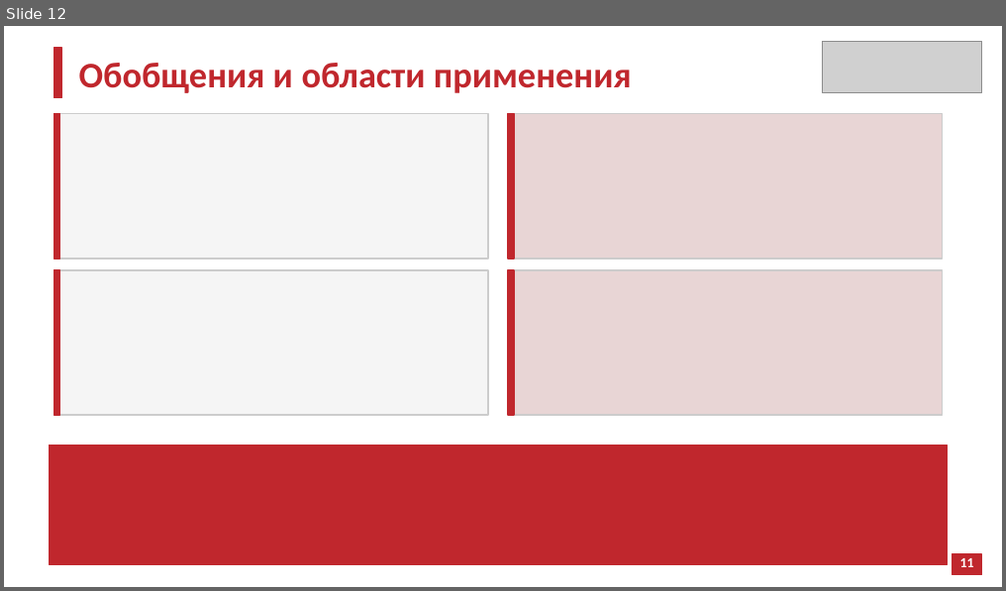
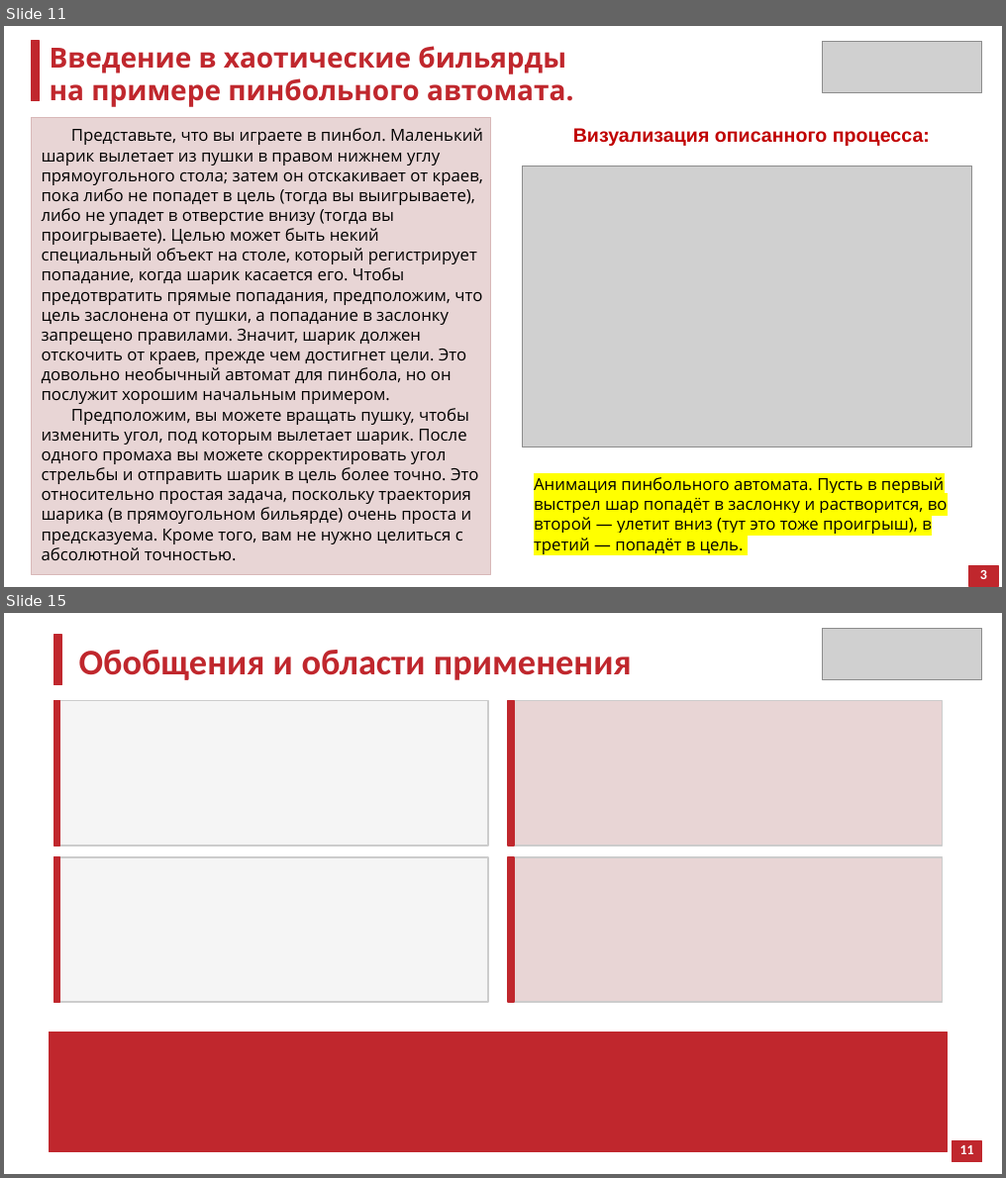
Before and after one commit to atelitsin/sinai_billiard, a slide deck: sinai_billiard.pptx. Shown one above the other, each under a label of ours: slide 12 before the commit, slides 11 and 15 after it; the slides between them are not shown. The pictures are 1006x591 and 1006x1178 pixels, drawn with LibreOffice and Linux fonts; fonts in the diff are those of the drawing; grey boxes stand for pictures. Boxes give left, top, right and bottom in pixels: in the first picture for what was removed or moved away, otherwise in the second. Text is boxed around its words. In the diff, an @@ line names an element or a change of style, - is before the commit and + after.

```diff
--- a/sinai_billiard.pptx
+++ b/sinai_billiard.pptx
@@ slide 11 added at bbox=[4, 26, 1002, 587], background #FFFFFF @@
@@ rectangle added at bbox=[31, 41, 39, 101], fill #C0272D, outline #C0272D 1 pt @@
@@ text added at bbox=[50, 46, 573, 107], 20 pt, text #C0272D, bold @@
+Введение в хаотические бильярды
+на примере пинбольного автомата.
@@ picture added at bbox=[823, 41, 982, 93] @@
@@ rectangle added at bbox=[31, 118, 490, 574], fill #E8D5D5, outline #D8B8B8 1 pt @@
@@ text added at bbox=[42, 128, 483, 561], 12 pt, text #000000 @@
+Представьте, что вы играете в пинбол. Маленький шарик вылетает из пушки в правом нижнем углу прямоугольного стола; затем он отскакивает от краев, пока либо не попадет в цель (тогда вы выигрываете), либо не упадет в отверстие внизу (тогда вы проигрываете). Целью может быть некий специальный объект на столе, который регистрирует попадание, когда шарик касается его. Чтобы предотвратить прямые попадания, предположим, что цель заслонена от пушки, а попадание в заслонку запрещено правилами. Значит, шарик должен отскочить от краев, прежде чем достигнет цели. Это довольно необычный автомат для пинбола, но он послужит хорошим начальным примером.
+Предположим, вы можете вращать пушку, чтобы изменить угол, под которым вылетает шарик. После одного промаха вы можете скорректировать угол стрельбы и отправить шарик в цель более точно. Это относительно простая задача, поскольку траектория шарика (в прямоугольном бильярде) очень проста и предсказуема. Кроме того, вам не нужно целиться с абсолютной точностью.
@@ text added at bbox=[573, 128, 930, 146], 14 pt, text #C00000, bold @@
+Визуализация описанного процесса:
@@ picture added at bbox=[523, 166, 973, 447] @@
@@ text added at bbox=[534, 477, 947, 555], 12 pt, text #000000 @@
+Анимация пинбольного автомата. Пусть в первый выстрел шар попадёт в заслонку и растворится, во второй — улетит вниз (тут это тоже проигрыш), в третий — попадёт в цель.
@@ text added at bbox=[963, 566, 970, 571], 10 pt, text #FFFFFF, bold @@
+2
@@ rectangle added at bbox=[969, 567, 999, 586], fill #C0272D, outline #C0272D 1 pt @@
@@ text added at bbox=[980, 570, 987, 579], 10 pt, text #FFFFFF, bold @@
+3
@@ what was slide 12 is now slide 15 @@
```
Also in this commit, not shown: 5 slides changed, 2 other slides added.
